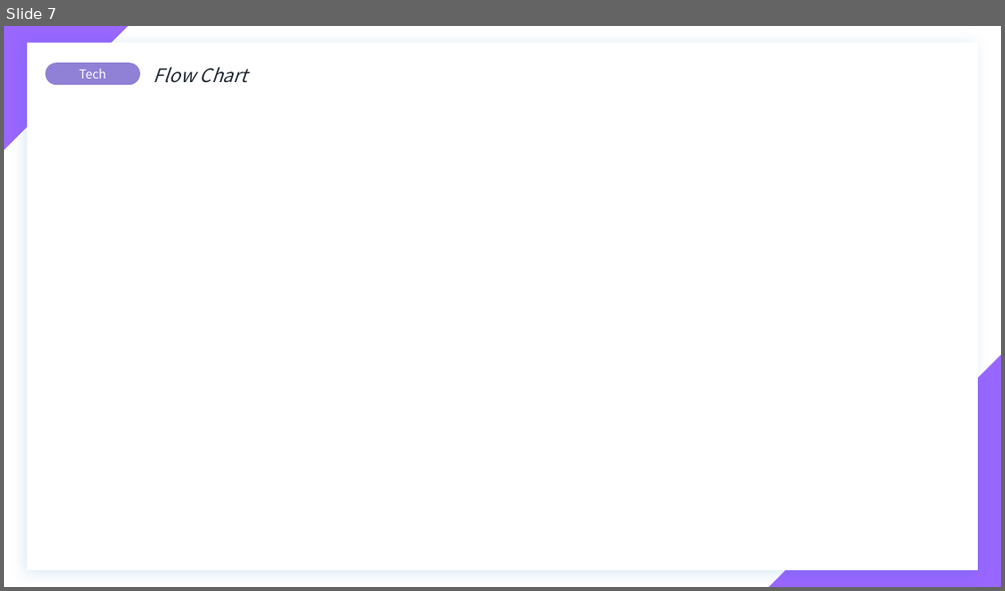
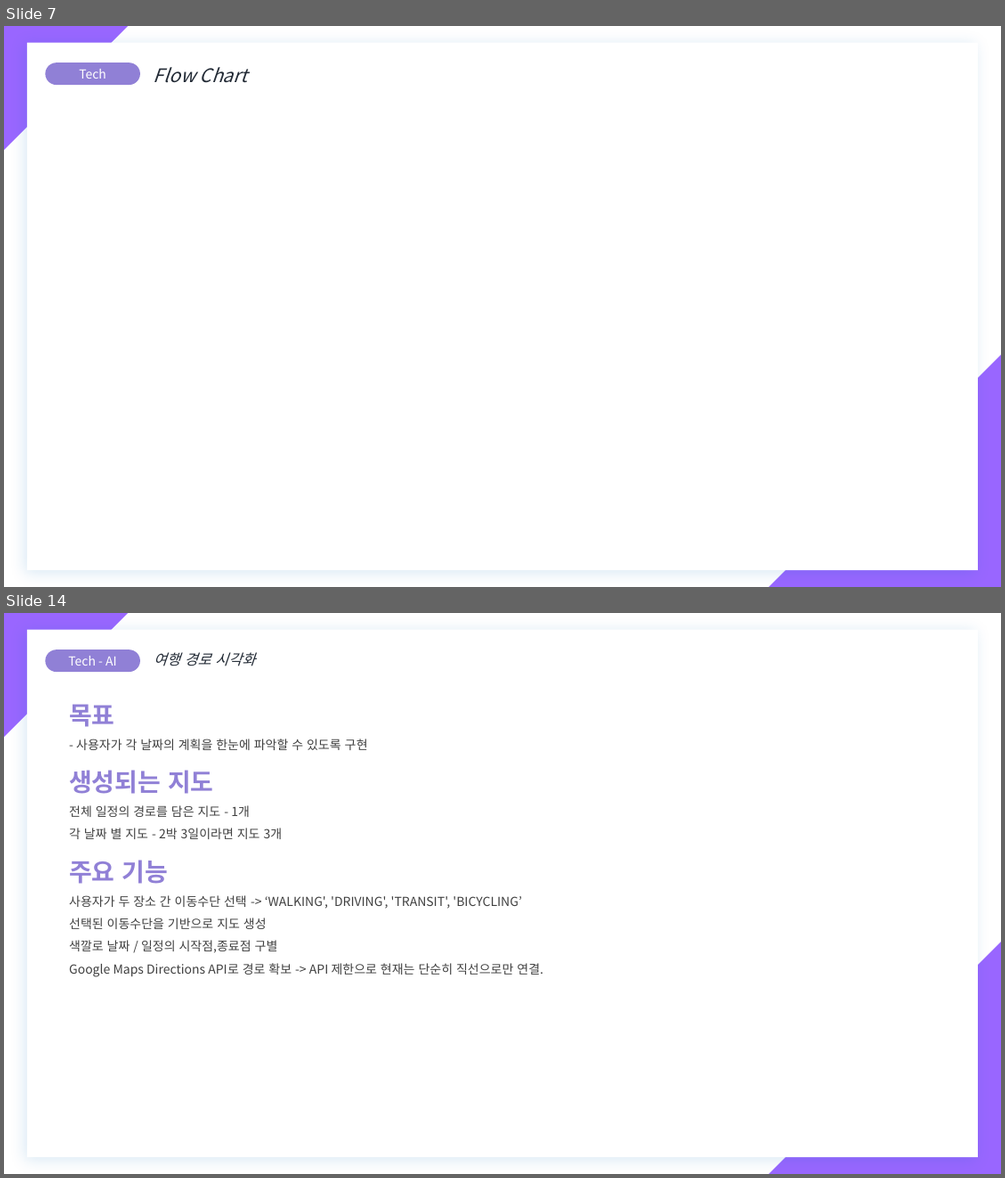
Before and after one commit to YeongIn-Hwang/2025_AI_Academic-Festival, a slide deck: Voyage.pptx. Shown one above the other, each under a label of ours: slide 7 before the commit, slides 7 and 14 after it; the slides between them are not shown. The pictures are 1005x591 and 1005x1178 pixels, drawn with LibreOffice and Linux fonts; fonts in the diff are those of the drawing. Boxes give left, top, right and bottom in pixels: in the first picture for what was removed or moved away, otherwise in the second. Text is boxed around its words. In the diff, an @@ line names an element or a change of style, - is before the commit and + after.

```diff
--- a/Voyage.pptx
+++ b/Voyage.pptx
@@ slide 14 added at box(4, 613, 1001, 1174), background #FFFFFF @@
@@ right triangle added at box(4, 613, 128, 737), fill #9966FF @@
@@ rectangle added at box(27, 629, 978, 1157), fill #FFFFFF @@
@@ rounded rectangle added at box(45, 649, 140, 672), fill #9080D6, 12 pt, text #FFFFFF @@
+Tech - AI
@@ text added at box(154, 652, 255, 666), 14 pt, text #222A35, italic @@
+    여행 경로 시각화
@@ text added at box(69, 704, 543, 977), 12 pt, text #404040 @@
+목표
+- 사용자가 각 날짜의 계획을 한눈에 파악할 수 있도록 구현
+생성되는 지도
+전체 일정의 경로를 담은 지도 - 1개
+각 날짜 별 지도 - 2박 3일이라면 지도 3개
+주요 기능
+사용자가 두 장소 간 이동수단 선택 -> ‘WALKING', 'DRIVING', 'TRANSIT', 'BICYCLING’
+선택된 이동수단을 기반으로 지도 생성
+색깔로 날짜 / 일정의 시작점,종료점 구별
+Google Maps Directions API로 경로 확보 -> API 제한으로 현재는 단순히 직선으로만 연결.
@@ right triangle added at box(769, 941, 1001, 1174), fill #9966FF @@
```
Also in this commit, not shown: 2 slides changed, 5 other slides added, 5 slides removed, 3 other files.
